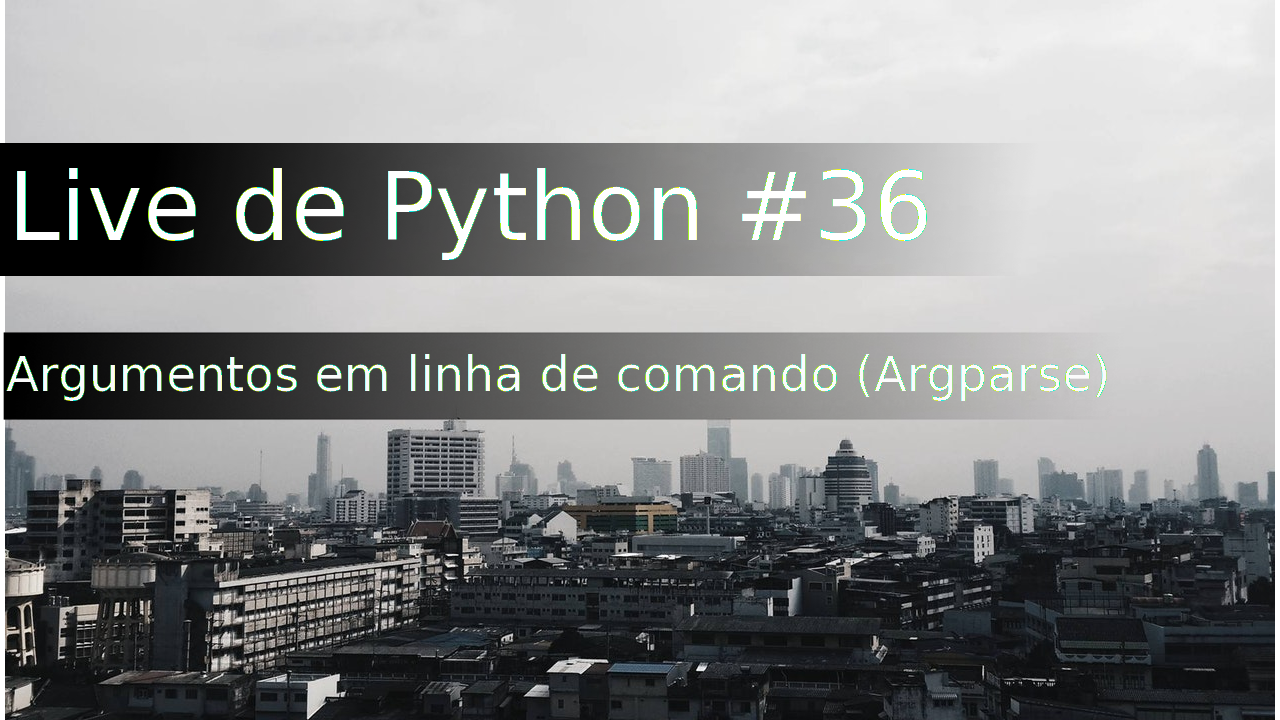
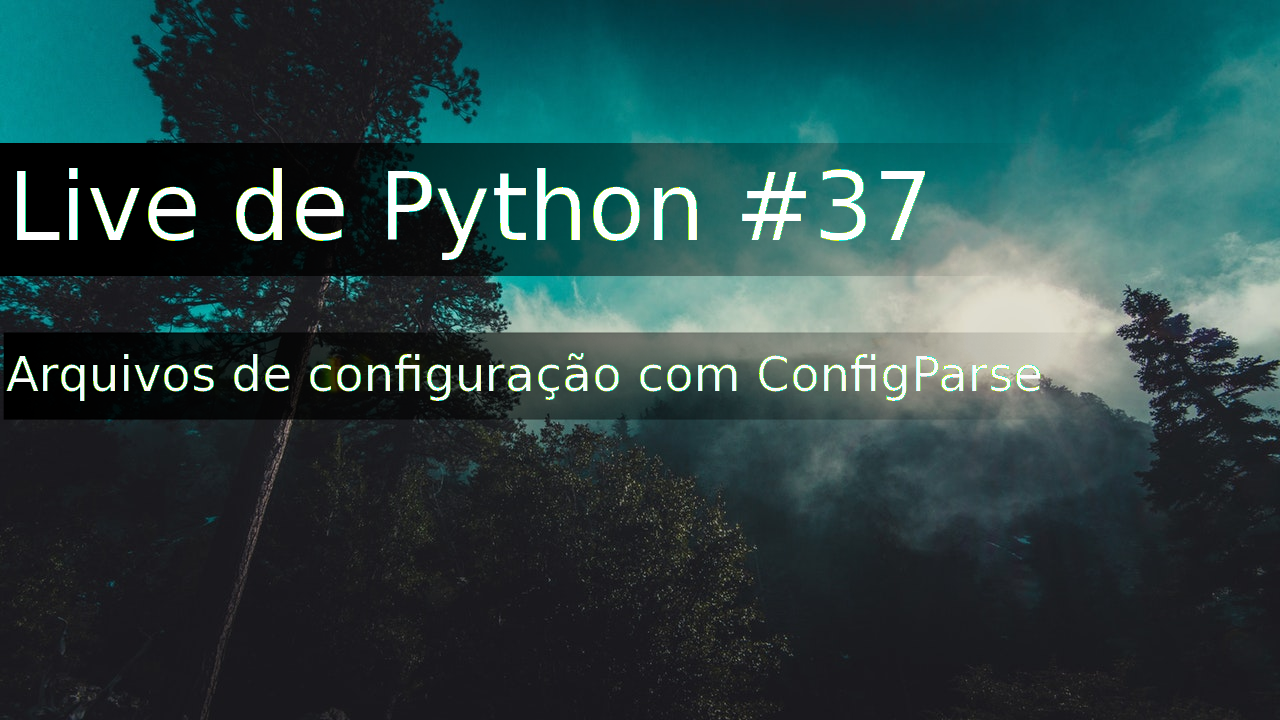
Layer changes from the first 1280×720 image to the second:
renamed "Argumentos em linha de comando..." to "Arquivos de configuração com C...", painted on it over (27, 353, 1107, 401)
renamed "Live de Python #36" to "Live de Python #37", painted on it over (151, 168, 927, 260)
renamed "pexels-photo-108601.jpeg" to "pexels-photo-428430.jpeg", painted on it over (0, 0, 1280, 720)
